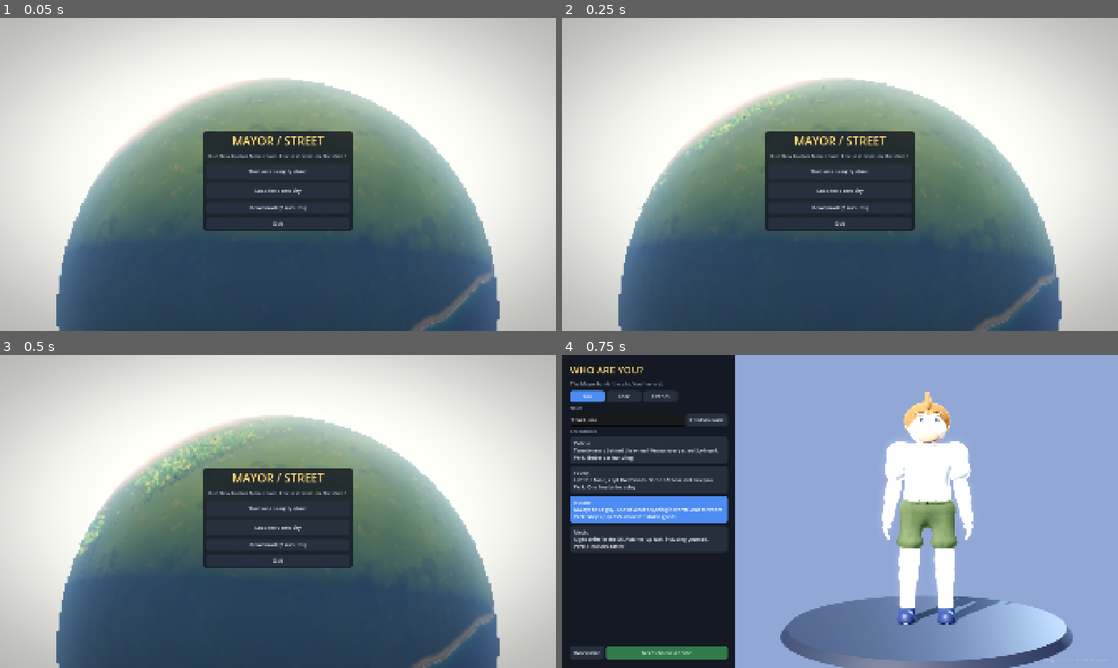
Above: before the commit, frames 1-4 (two rows, left to right).
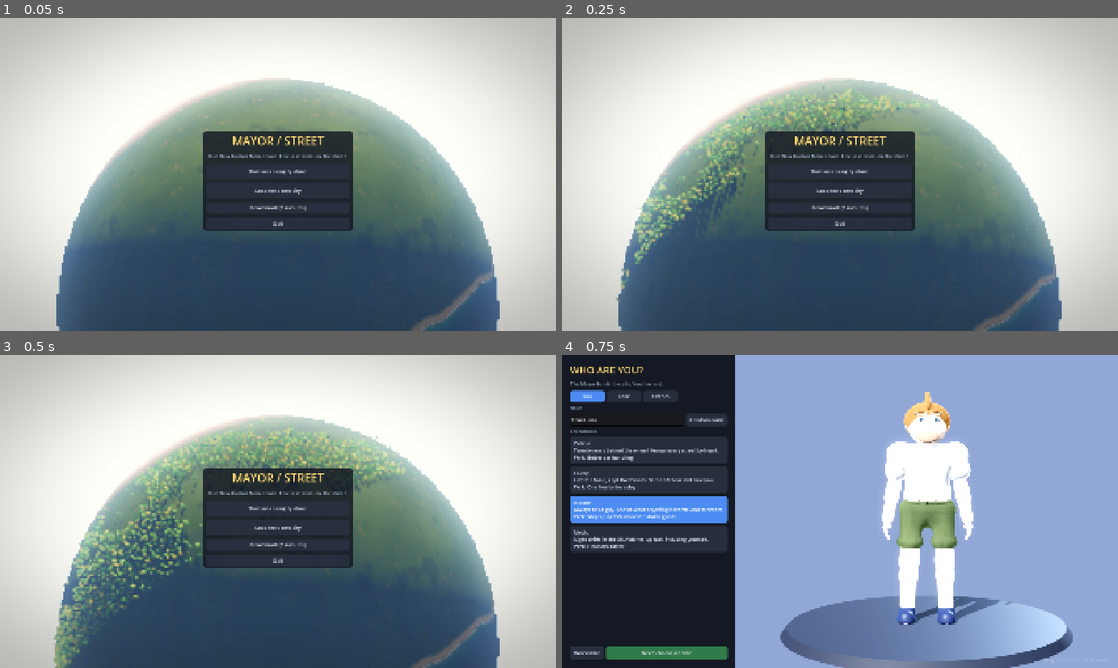
Above: after the commit, the same moments.

Repository: Fedgerick/mayor-street
Game: Godot game, scene res://scenes/main.tscn
Two runs of this game, one before a commit and one after it. Both use one fixed random seed, a clock stepped at 60 frames per second and the inputs below.
Inputs:
- Up to frame 1 (0.05 s): no input
- Up to frame 2 (0.25 s): no input
- Up to frame 3 (0.5 s): no input
- Up to frame 4 (0.75 s): click "Start on an empty island" at 0.5 s

Frame 1 is identical in both runs. In frame 2, 2.5% of the frame differs, in the area x 9-68%, y 22-91%; in frame 3, 4.2%, in the area x 9-76%, y 24-100%; in frame 4, nothing differs.

Commit message:
msp 0.3.3: bigger draw chunks on the planet
Fedge's AMD laptop failed to create GPU buffers (VK_ERROR_TOO_MANY_OBJECTS) and then
lost the Vulkan device during the benchmark's police chase. The planet has over twice
the island's cells, and CityView makes one MultiMesh per (chunk, model): about 3,600
of them at 4-cell chunks, against 1,900 on ms. 8-cell chunks on msp bring it to about
1,560. The island keeps its 4-cell chunks.

Co-Authored-By: Claude Opus 5.5 (1M context) <noreply@anthropic.com>
Claude-Session: https://claude.ai/code/session_01C7SstVx3sYJPd8GTB2sEwP

Diff:
--- a/project.godot
+++ b/project.godot
@@ -9,7 +9,7 @@
 config/description="SimCity meets GTA, on a planet. The planet fork of the city sandbox (planet/PLAN.md)."
 run/main_scene="res://scenes/main.tscn"
 config/features=PackedStringArray("4.5", "Forward Plus")
-config/version="0.3.2"
+config/version="0.3.3"
 config/icon="res://assets/icon/icon.png"
 config/windows_native_icon="res://assets/icon/icon.ico"
 boot_splash/bg_color=Color(0.07, 0.08, 0.1, 1)
--- a/scripts/city_view.gd
+++ b/scripts/city_view.gd
@@ -4,6 +4,12 @@
 ## and trees. Also owns the data textures the shaders read (zones, traffic, lamps).
 
 const CHUNK := 4  # draw cells (PERFORMANCE.md): small so shadow and view culling skip most of the city
+# msp: the planet has over twice the island's cells, and every (chunk, model) pair is its
+# own MultiMesh buffer. At 4 cells that was ~3,600 buffers, past what some Windows drivers
+# allow (Fedge's AMD laptop failed buffer creation, then lost the device). Bigger chunks
+# there; horizon culling (cull()) still skips the far side of the ball.
+const PLANET_CHUNK := 8
+var _chunk := CHUNK  # set in setup: PLANET_CHUNK on msp
 const TERRAIN_MARGIN := 640.0
 const TERRAIN_STEP := 6.0
 const GROW_TIME := 1.4
@@ -50,6 +56,7 @@
 
 func setup(c: City) -> void:
 	city = c
+	_chunk = PLANET_CHUNK if Planet.on else CHUNK
 	city.cells_changed.connect(_on_cells_changed)
 	city.building_added.connect(_on_building_added)
 	city.building_removed.connect(_on_building_removed)
@@ -61,8 +68,8 @@
 	else:
 		_build_terrain()
 		_build_water()
-	for cy in ceili(float(City.H) / CHUNK):
-		for cx in ceili(float(City.W) / CHUNK):
+	for cy in ceili(float(City.H) / _chunk):
+		for cx in ceili(float(City.W) / _chunk):
 			dirty[Vector2i(cx, cy)] = true
 	refresh_map()
 
@@ -250,15 +257,15 @@
 func _mark_rect(r: Rect2i) -> void:
 	if Planet.on:
 		# x may run past either end of the map; wrap each chunk column round.
-		var across := ceili(float(City.W) / CHUNK)
-		var y0 := maxi(r.position.y, 0) / CHUNK
-		var y1 := mini(r.end.y, City.H - 1) / CHUNK
+		var across := ceili(float(City.W) / _chunk)
+		var y0 := maxi(r.position.y, 0) / _chunk
+		var y1 := mini(r.end.y, City.H - 1) / _chunk
 		for cy in range(y0, y1 + 1):
-			for cx in range(floori(float(r.position.x) / CHUNK), floori(float(r.end.x) / CHUNK) + 1):
+			for cx in range(floori(float(r.position.x) / _chunk), floori(float(r.end.x) / _chunk) + 1):
 				dirty[Vector2i(posmod(cx, across), cy)] = true
 		return
-	var a := Vector2i(maxi(r.position.x, 0) / CHUNK, maxi(r.position.y, 0) / CHUNK)
-	var b := Vector2i(mini(r.end.x, City.W - 1) / CHUNK, mini(r.end.y, City.H - 1) / CHUNK)
+	var a := Vector2i(maxi(r.position.x, 0) / _chunk, maxi(r.position.y, 0) / _chunk)
+	var b := Vector2i(mini(r.end.x, City.W - 1) / _chunk, mini(r.end.y, City.H - 1) / _chunk)
 	for cy in range(a.y, b.y + 1):
 		for cx in range(a.x, b.x + 1):
 			dirty[Vector2i(cx, cy)] = true
@@ -341,8 +348,8 @@
 	var eye := cam.global_position
 	for key in chunks:
 		var node: Node3D = chunks[key]
-		var c := Vector3((key.x * CHUNK + CHUNK * 0.5) * City.TILE, 0.0, (key.y * CHUNK + CHUNK * 0.5) * City.TILE)
-		node.visible = Planet.above_horizon(eye, Planet.warp(c), TALLEST + CHUNK * City.TILE * 0.7)
+		var c := Vector3((key.x * _chunk + _chunk * 0.5) * City.TILE, 0.0, (key.y * _chunk + _chunk * 0.5) * City.TILE)
+		node.visible = Planet.above_horizon(eye, Planet.warp(c), TALLEST + _chunk * City.TILE * 0.7)
 
 
 func rebuild_all() -> void:
@@ -398,10 +405,10 @@
 	var lamps: Array[Vector3] = []
 	var beacons: Array[Vector3] = []
 	var boxes := []  # [world AABB, wall colour, seed] of each building, for the stand-in
-	var x0 := key.x * CHUNK
-	var y0 := key.y * CHUNK
-	for y in range(y0, mini(y0 + CHUNK, City.H)):
-		for x in range(x0, mini(x0 + CHUNK, City.W)):
+	var x0 := key.x * _chunk
+	var y0 := key.y * _chunk
+	for y in range(y0, mini(y0 + _chunk, City.H)):
+		for x in range(x0, mini(x0 + _chunk, City.W)):
 			var i := city.idx(x, y)
 			lamp_img.set_pixel(x, y, Color(0, 0, 0, 0))
 			var center := city.cell_center(x, y)
Not shown, changed: export_presets.cfg
